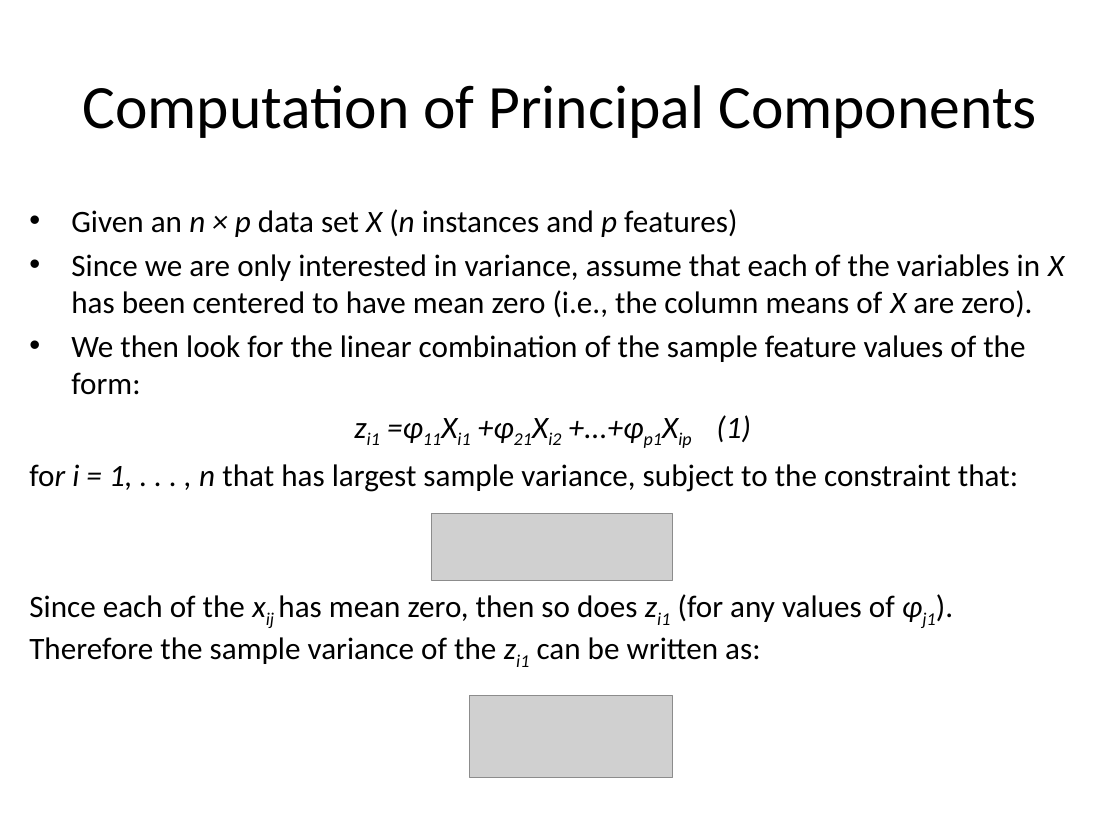
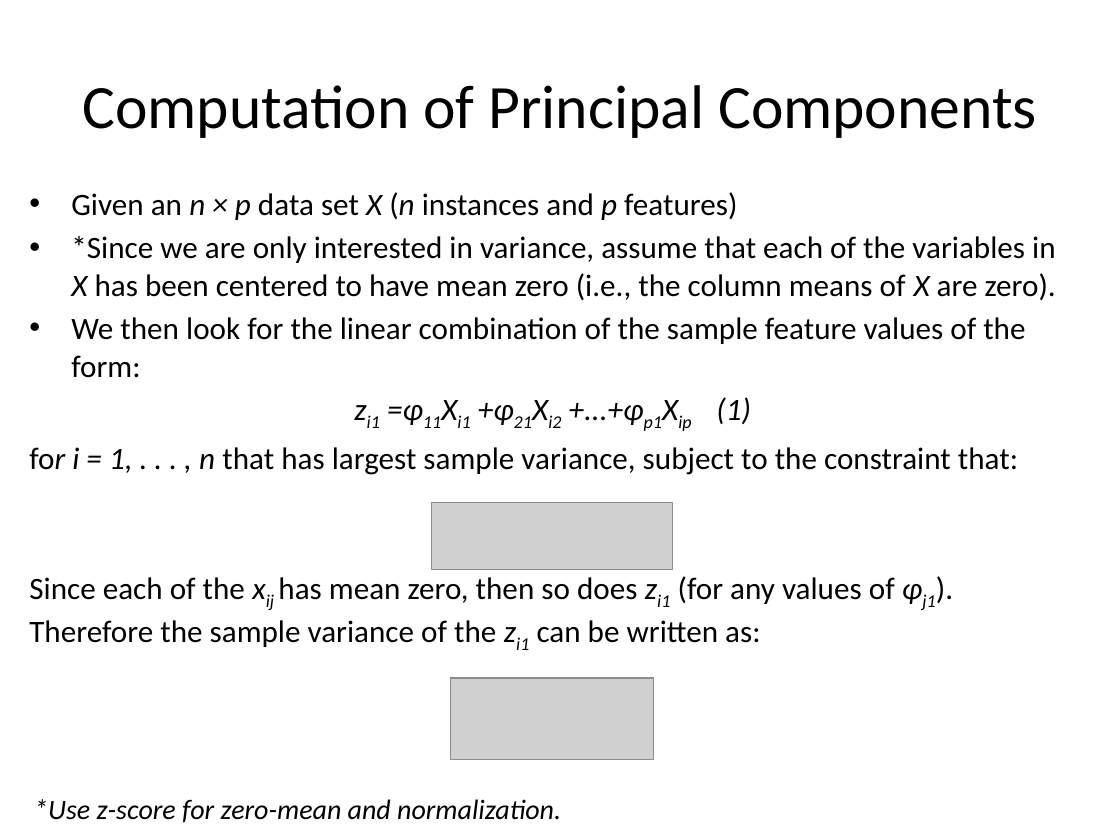
Before and after one commit to jayurbain/DataScienceIntro, a slide deck: slide 13 of slides/09_imensionality_reduction.pptx (slide 10 before the commit). Drawn at 1120x840 pixels with LibreOffice and Linux fonts; fonts in the diff are those of the drawing; grey boxes stand for pictures. Boxes give left, top, right and bottom in pixels: in the first picture for what was removed or moved away, otherwise in the second. Text is boxed around its words. In the diff, an @@ line names an element or a change of style, - is before the commit and + after.

```diff
--- a/slides/09_imensionality_reduction.pptx
+++ b/slides/09_imensionality_reduction.pptx
@@ text "Given an n × p ...": place and size @@
-text "Given an n × p ..." at (29, 209, 1064, 664)
+text "Given an n × p ..." at (29, 192, 1056, 647)
@@ text at (71, 236, 1056, 300): text changed @@
-• Since we are only interested in variance, assume that each of the variables in X has been centered to have mean zero (i.e., the column means of X are zero).
+• *Since we are only interested in variance, assume that each of the variables in X has been centered to have mean zero (i.e., the column means of X are zero).
@@ picture: place and size @@
-picture at (431, 513, 672, 580)
+picture at (431, 503, 672, 570)
@@ picture: place and size @@
-picture at (469, 696, 672, 777)
+picture at (450, 678, 653, 759)
@@ text added at (34, 799, 561, 823), 18 pt, text #000000, italic @@
+*Use z-score for zero-mean and normalization.
```
Also in this commit, not shown: 11 other slides changed, 9 slides added, 1 slide removed, 5 other files.
